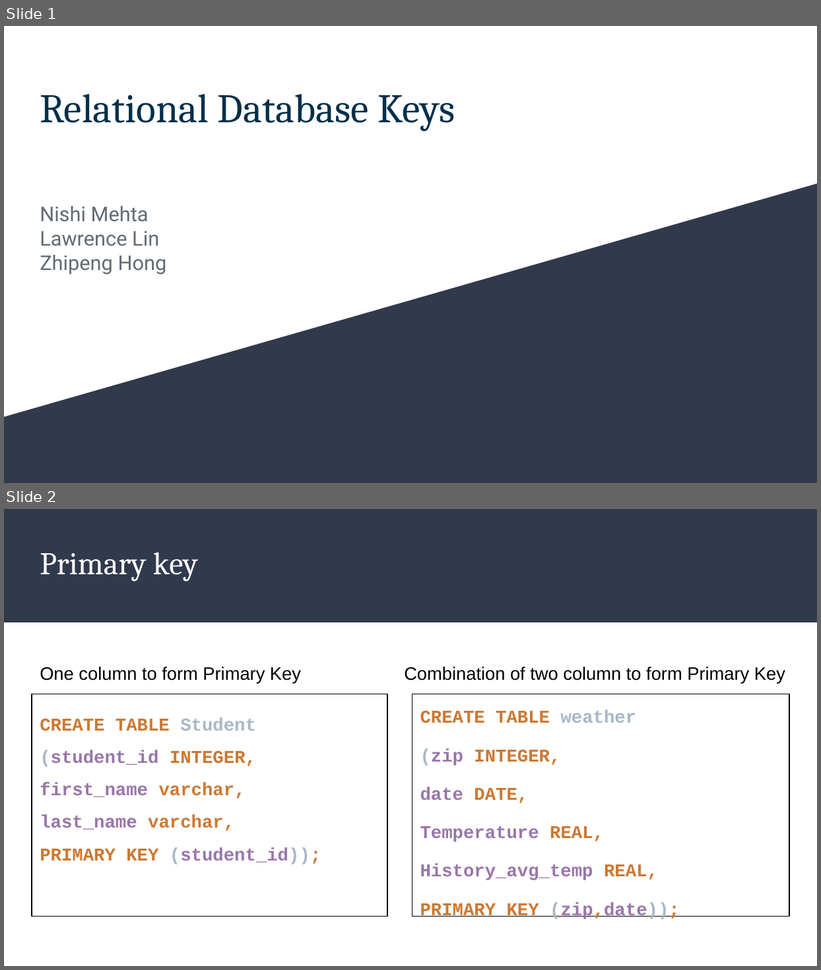
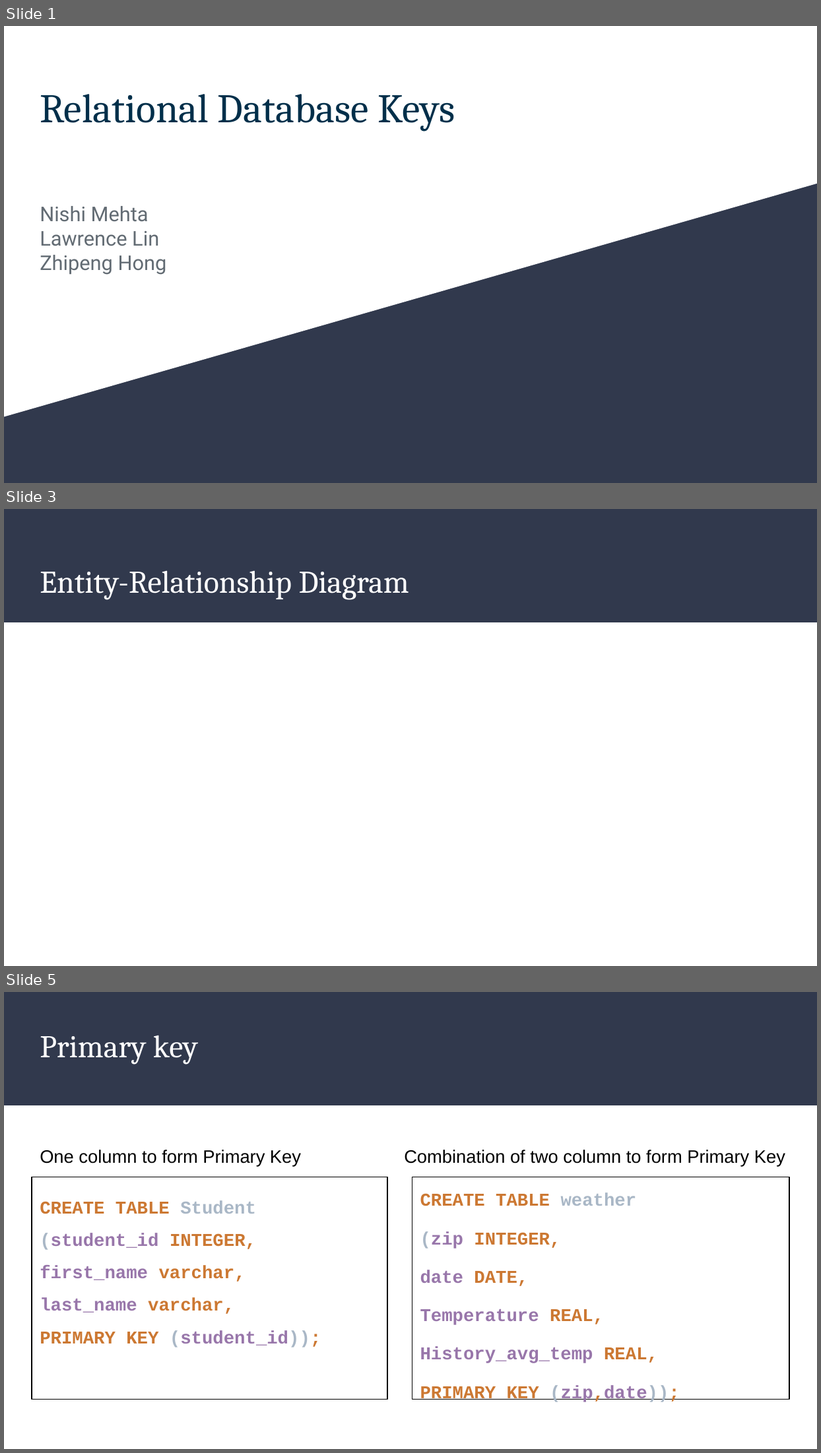
Before and after one commit to lawrencedlin/msds610_dbkeys, a slide deck: slides/db_keys_communication.pptx. Shown one above the other, each under a label of ours: slides 1 and 2 before the commit, slides 1, 3 and 5 after it; the slides between them are not shown. The pictures are 821x970 and 821x1453 pixels, drawn with LibreOffice and Linux fonts; fonts in the diff are those of the drawing. Boxes give left, top, right and bottom in pixels: in the first picture for what was removed or moved away, otherwise in the second. Text is boxed around its words. In the diff, an @@ line names an element or a change of style, - is before the commit and + after.

```diff
--- a/slides/db_keys_communication.pptx
+++ b/slides/db_keys_communication.pptx
@@ slide 3 added at <box>4,509,817,966</box>, background #FFFFFF; not listed: 1 template element that a slide beside it also shows @@
@@ title added at <box>40,570,409,599</box>, 28 pt, text #FFFFFF @@
+Entity-Relationship Diagram
@@ what was slide 2 is now slide 5 @@
```
Also in this commit, not shown: 2 other slides added.
